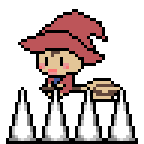
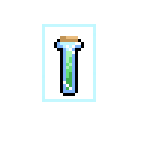
Two versions of the same layered image (144x144). Layer-by-layer changes:
added layer "Pasted Layer" above "Color Character #11" over [42, 24, 96, 102]
added layer "Color Character #11" above "Color Character #10" over [66, 42, 81, 90]
added layer "Color Character #10" above "Color Character #9" over [54, 36, 84, 96]
hid "Color Character copy" over [72, 87, 138, 144]
hid "Color Character" over [6, 87, 72, 144]
hid "Red Witch" over [18, 9, 123, 102]
